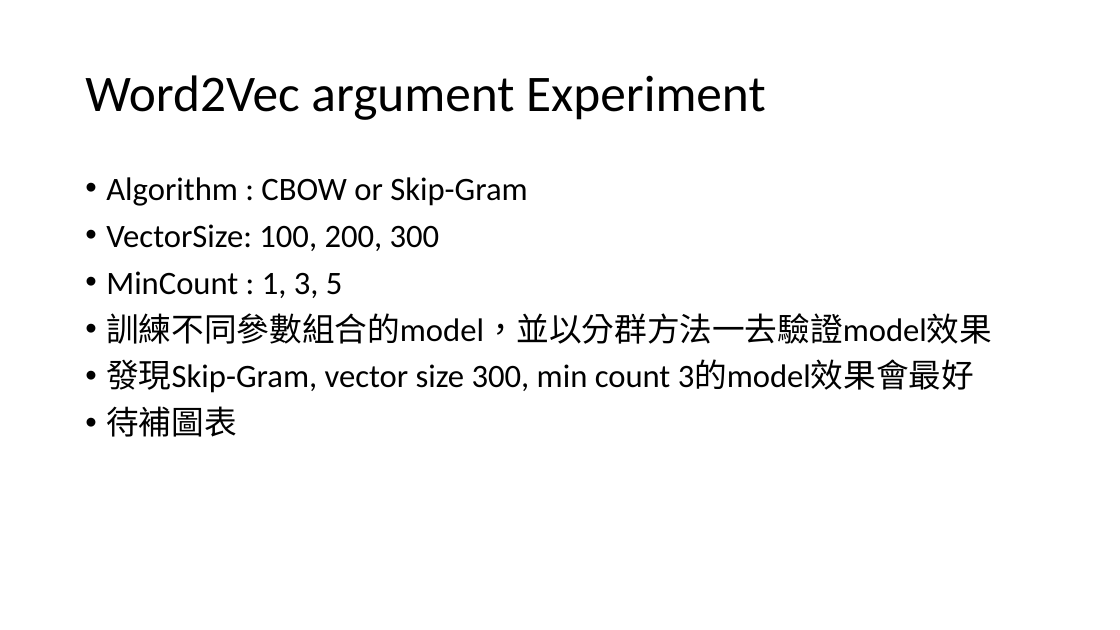
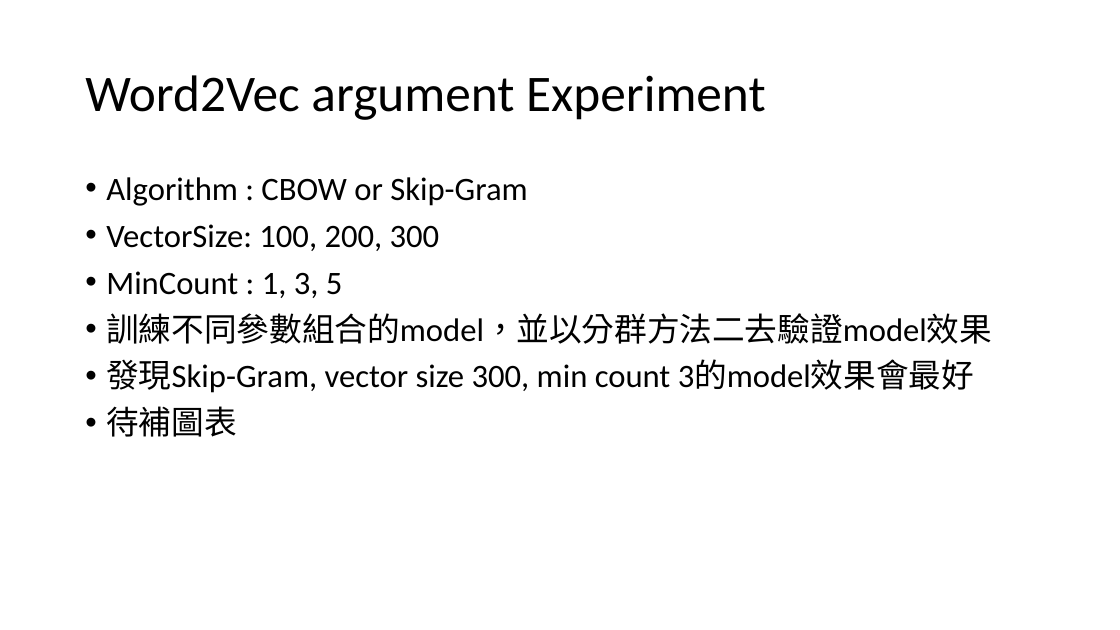
Before and after one commit to ZhongTing/HotTopicDetection, a slide deck: slide 53 of Hot-Topic-Detection.pptx (slide 30 before the commit). Drawn at 1120x630 pixels with LibreOffice and Linux fonts; fonts in the diff are those of the drawing. Boxes give left, top, right and bottom in pixels: in the first picture for what was removed or moved away, otherwise in the second. Text is boxed around its words. In the diff, an @@ line names an element or a change of style, - is before the commit and + after.

```diff
--- a/Hot-Topic-Detection.pptx
+++ b/Hot-Topic-Detection.pptx
@@ text at box(106, 313, 992, 344): text changed @@
-• 訓練不同參數組合的model，並以分群方法一去驗證model效果
+• 訓練不同參數組合的model，並以分群方法二去驗證model效果
```
Also in this commit, not shown: 10 other slides changed, 24 slides added, 3 slides removed, 12 other files.
